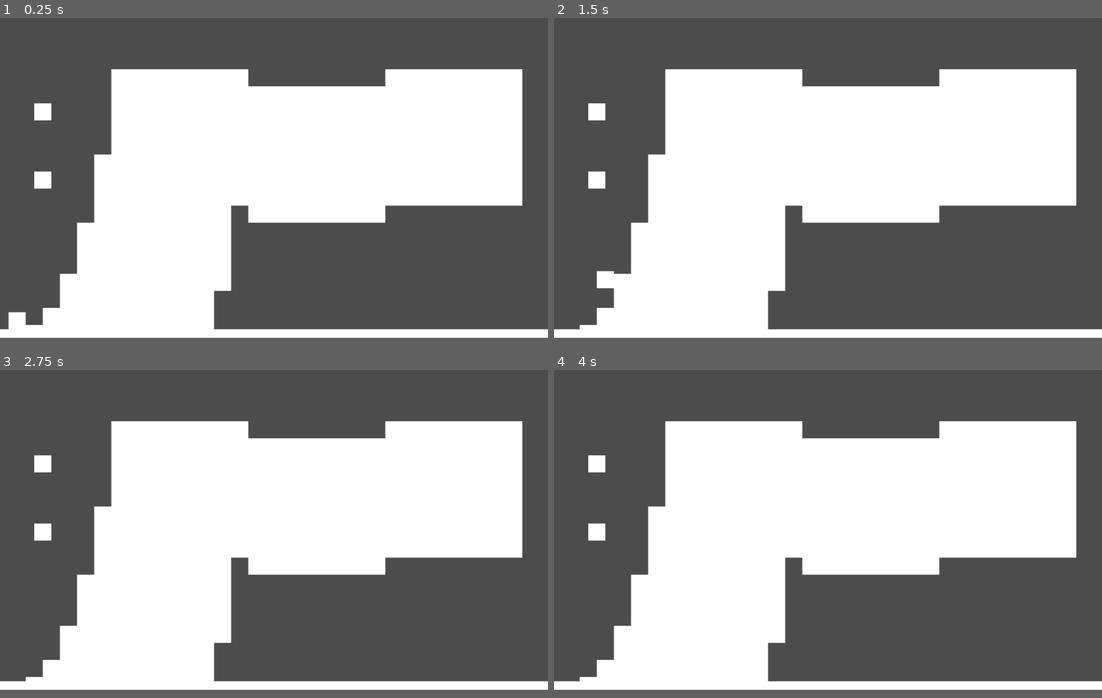
Above: before the commit, frames 1-4 (two rows, left to right).
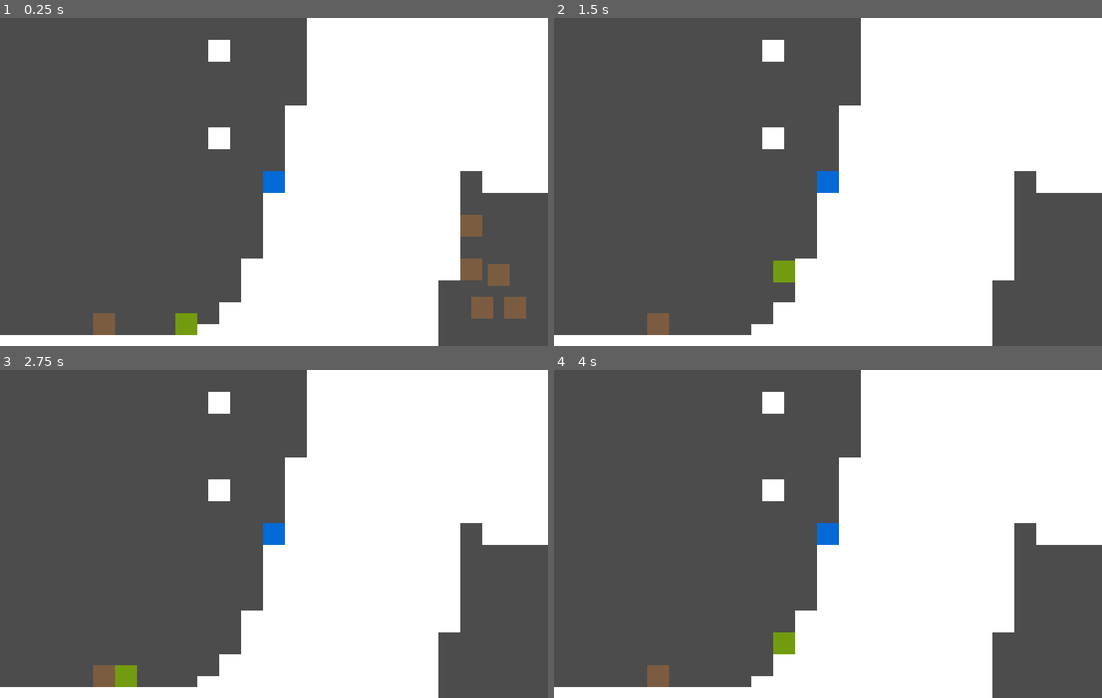
Above: after the commit, the same moments.

Repository: Jellonator/07-2D-Platformer
Game: Godot game, scene res://Test/Testworld.tscn
Same seed, same stepped clock (60 frames per second), same inputs: the game is played once before the commit and once after it.
Inputs:
- Up to frame 1 (0.25 s): no input
- Up to frame 2 (1.5 s): hold Right (move_right) from 0.53 s (still down); tap X (action_grab) at 0.6, 1.35 s; tap Z (action_jump) at 0.77 s
- Up to frame 3 (2.75 s): tap Z (action_jump) at 1.52 s; tap Enter at 2 s; release Right (move_right) at 2.03 s; hold Left (move_left) from 2.03 s (still down); tap X (action_grab) at 2.1 s
- Up to frame 4 (4 s): release Left (move_left) at 2.78 s; hold Right (move_right) from 2.78 s (still down); tap X (action_grab) at 2.85, 3.6 s; tap Z (action_jump) at 3.02, 3.77 s
In our replay, the window is 800x468 before the commit and 800x480 after it. These sizes can differ from the game's own. Grey fills any space a smaller window leaves; there, only what the larger window draws over its background counts as a difference.

The runs differ from the first frame. In frame 1, 51% of the frame differs, in the area x 0-100%, y 0-100%; in frame 2, 50%; in frame 3, 50%; in frame 4, 50%.

Commit message:
Added camera and create which can be picked up

Diff:
--- /dev/null
+++ b/Object/Camera/Camera.gd
@@ -0,0 +1,53 @@
+extends RigidBody2D
+
+onready var node_camera := $Node/Camera2D
+onready var node_gfx := $Polygon2D
+# true if currently grabbed
+var is_grabbed := false
+# The position to teleport to. 'null' if there is no teleportation
+var teleport_position = null
+# Have to store the global position in a separate variable because apparently
+# accessing the global position outside of _integrate_forces is bad and buggy
+onready var gpos := self.global_position
+
+func _ready():
+	node_camera.global_position = global_position
+	custom_integrator = true
+
+func _integrate_forces(state: Physics2DDirectBodyState):
+	if teleport_position != null:
+		state.transform.origin = teleport_position
+		teleport_position = null
+		node_gfx.position = Vector2.ZERO
+	if is_grabbed:
+		state.linear_velocity = Vector2.ZERO
+	state.integrate_forces()
+	gpos = state.transform.origin
+
+func grab_begin():
+	is_grabbed = true
+	$CollisionShape2D.disabled = true
+	gravity_scale = 0.0
+
+func grab_end():
+	is_grabbed = false
+	$CollisionShape2D.disabled = false
+	gravity_scale = 1.0
+
+func teleport_to(pos: Vector2, move_with_camera: bool):
+	var ogpos = gpos
+	if teleport_position != null:
+		ogpos = teleport_position
+	teleport_position = pos
+	if move_with_camera:
+		node_camera.global_position += (teleport_position - ogpos)
+		node_gfx.global_position = teleport_position
+
+func _physics_process(delta):
+	var target_position = gpos
+	var diff = target_position - node_camera.position
+	var speed = (10.0 + diff.length() * 10.0) * delta
+	if diff.length() < speed:
+		node_camera.position = target_position
+	else:
+		node_camera.position += diff.normalized() * speed
--- /dev/null
+++ b/Object/Camera/Camera.tscn
@@ -0,0 +1,61 @@
+[gd_scene load_steps=7 format=2]
+
+[ext_resource path="res://Object/Camera/Camera.gd" type="Script" id=1]
+
+[sub_resource type="RectangleShape2D" id=1]
+extents = Vector2( 16, 16 )
+
+[sub_resource type="RectangleShape2D" id=2]
+extents = Vector2( 432, 16 )
+
+[sub_resource type="RectangleShape2D" id=3]
+extents = Vector2( 432, 16 )
+
+[sub_resource type="RectangleShape2D" id=4]
+extents = Vector2( 16, 240 )
+
+[sub_resource type="RectangleShape2D" id=5]
+extents = Vector2( 16, 240 )
+
+[node name="Camera" type="RigidBody2D" groups=[
+"grab",
+]]
+process_priority = 1
+collision_layer = 8
+mode = 2
+can_sleep = false
+script = ExtResource( 1 )
+
+[node name="CollisionShape2D" type="CollisionShape2D" parent="."]
+shape = SubResource( 1 )
+
+[node name="Polygon2D" type="Polygon2D" parent="."]
+color = Color( 0.0235294, 0.419608, 0.843137, 1 )
+polygon = PoolVector2Array( -16, -16, 16, -16, 16, 16, -16, 16 )
+
+[node name="Node" type="Node" parent="."]
+
+[node name="Camera2D" type="Camera2D" parent="Node"]
+process_priority = 2
+current = true
+smoothing_speed = 10.0
+
+[node name="StaticBody2D" type="StaticBody2D" parent="Node/Camera2D"]
+collision_layer = 0
+collision_mask = 2
+
+[node name="CollisionShape2D" type="CollisionShape2D" parent="Node/Camera2D/StaticBody2D"]
+position = Vector2( 0, -256 )
+shape = SubResource( 2 )
+
+[node name="CollisionShape2D2" type="CollisionShape2D" parent="Node/Camera2D/StaticBody2D"]
+position = Vector2( 0, 256 )
+shape = SubResource( 3 )
+
+[node name="CollisionShape2D3" type="CollisionShape2D" parent="Node/Camera2D/StaticBody2D"]
+position = Vector2( -416, 0 )
+shape = SubResource( 4 )
+
+[node name="CollisionShape2D4" type="CollisionShape2D" parent="Node/Camera2D/StaticBody2D"]
+position = Vector2( 416, 0 )
+shape = SubResource( 5 )
--- /dev/null
+++ b/Object/Crate/Crate.gd
@@ -0,0 +1,31 @@
+extends RigidBody2D
+
+var is_grabbed := false
+var teleport_position = null
+
+func _ready():
+	custom_integrator = true
+
+func _integrate_forces(state: Physics2DDirectBodyState):
+	if teleport_position != null:
+		state.transform.origin = teleport_position
+		teleport_position = null
+		$Polygon2D.position = Vector2.ZERO
+	if is_grabbed:
+		state.linear_velocity = Vector2.ZERO
+	state.integrate_forces()
+
+func grab_begin():
+	is_grabbed = true
+	$CollisionShape2D.disabled = true
+	gravity_scale = 0.0
+
+func grab_end():
+	is_grabbed = false
+	$CollisionShape2D.disabled = false
+	gravity_scale = 1.0
+
+func teleport_to(pos: Vector2, move_with_camera: bool):
+	teleport_position = pos
+	if move_with_camera:
+		$Polygon2D.global_position = teleport_position
--- /dev/null
+++ b/Object/Crate/Crate.tscn
@@ -0,0 +1,22 @@
+[gd_scene load_steps=3 format=2]
+
+[ext_resource path="res://Object/Crate/Crate.gd" type="Script" id=1]
+
+[sub_resource type="RectangleShape2D" id=1]
+extents = Vector2( 16, 16 )
+
+[node name="Crate" type="RigidBody2D" groups=[
+"grab",
+]]
+process_priority = 1
+collision_layer = 9
+mode = 2
+can_sleep = false
+script = ExtResource( 1 )
+
+[node name="CollisionShape2D" type="CollisionShape2D" parent="."]
+shape = SubResource( 1 )
+
+[node name="Polygon2D" type="Polygon2D" parent="."]
+color = Color( 0.486275, 0.364706, 0.258824, 1 )
+polygon = PoolVector2Array( -16, -16, 16, -16, 16, 16, -16, 16 )
--- a/Object/Player/Player.gd
+++ b/Object/Player/Player.gd
@@ -7,24 +7,48 @@
 const JUMP_SPEED := 400.0
 
 var velocity := Vector2()
+var grabbed_object = null
+var potential_grabs := []
 
 func _physics_process(delta: float):
 	velocity += Vector2(0, 1) * delta * GRAVITY
 	var move_dir := Input.get_action_strength("move_right") - Input.get_action_strength("move_left")
+	if move_dir < -1e-5:
+		$Flip.scale.x = -1.0
+	elif move_dir > 1e-5:
+		$Flip.scale.x = 1.0
 	var target_speed := move_dir * MAX_SPEED
 	var accel := MOVE_ACCEL * delta
-	print(is_on_floor())
 	if abs(velocity.x - target_speed) < accel:
 		velocity.x = target_speed
 	elif velocity.x < target_speed:
 		velocity.x = clamp(velocity.x + accel, -MAX_SPEED, MAX_SPEED)
 	else:
 		velocity.x = clamp(velocity.x - accel, -MAX_SPEED, MAX_SPEED)
+	velocity.y = min(velocity.y, TERMINAL_VELOCITY)
 	if is_on_floor():
-		velocity = move_and_slide_with_snap(velocity, Vector2(0, 4), Vector2(0, -1))
+		velocity = move_and_slide_with_snap(velocity, Vector2(0, 4), Vector2(0, -1), true, 4, 0.785398, false)
 	else:
-		velocity = move_and_slide(velocity, Vector2(0, -1))
+		velocity = move_and_slide(velocity, Vector2(0, -1), true, 4, 0.785398, false)
+	if Input.is_action_just_pressed("action_grab"):
+		if grabbed_object != null:
+			grabbed_object.grab_end()
+			grabbed_object.teleport_to($Flip/DropPosition.global_position, false)
+#			grabbed_object.apply_impulse(Vector2.ZERO, velocity)
+			grabbed_object = null
+		elif potential_grabs.size() > 0:
+			grabbed_object = potential_grabs[0]
+			grabbed_object.grab_begin()
+			grabbed_object.teleport_to($Flip/GrabPosition.global_position, false)
+	elif grabbed_object != null:
+		grabbed_object.teleport_to($Flip/GrabPosition.global_position, true)
 
 func _input(event):
 	if event.is_action_pressed("action_jump") and is_on_floor():
 		velocity.y = -JUMP_SPEED
+
+func _on_GrabArea_body_entered(body):
+	potential_grabs.append(body)
+
+func _on_GrabArea_body_exited(body):
+	potential_grabs.erase(body)
--- a/Object/Player/Player.tscn
+++ b/Object/Player/Player.tscn
@@ -1,15 +1,43 @@
-[gd_scene load_steps=3 format=2]
+[gd_scene load_steps=4 format=2]
 
 [ext_resource path="res://Object/Player/Player.gd" type="Script" id=1]
 
 [sub_resource type="RectangleShape2D" id=1]
 extents = Vector2( 16, 16 )
 
+[sub_resource type="RectangleShape2D" id=2]
+extents = Vector2( 22, 14 )
+
 [node name="Player" type="KinematicBody2D"]
+process_priority = 100
+collision_layer = 2
 script = ExtResource( 1 )
 
 [node name="CollisionShape2D" type="CollisionShape2D" parent="."]
 shape = SubResource( 1 )
 
 [node name="Polygon2D" type="Polygon2D" parent="."]
+color = Color( 0.454902, 0.611765, 0.0627451, 1 )
 polygon = PoolVector2Array( -16, -16, 16, -16, 16, 16, -16, 16 )
+
+[node name="Flip" type="Node2D" parent="."]
+
+[node name="GrabArea" type="Area2D" parent="Flip"]
+collision_layer = 0
+collision_mask = 8
+
+[node name="CollisionShape2D" type="CollisionShape2D" parent="Flip/GrabArea"]
+position = Vector2( 8, 0 )
+shape = SubResource( 2 )
+
+[node name="GrabPosition" type="Position2D" parent="Flip"]
+position = Vector2( 0, -32 )
+
+[node name="DropPosition" type="Position2D" parent="Flip"]
+process_priority = -1
+position = Vector2( 32, 0 )
+
+[node name="PinJoint2D" type="PinJoint2D" parent="."]
+node_a = NodePath("..")
+[connection signal="body_entered" from="Flip/GrabArea" to="." method="_on_GrabArea_body_entered"]
+[connection signal="body_exited" from="Flip/GrabArea" to="." method="_on_GrabArea_body_exited"]
--- a/Test/Testworld.tscn
+++ b/Test/Testworld.tscn
@@ -1,6 +1,8 @@
-[gd_scene load_steps=3 format=2]
+[gd_scene load_steps=5 format=2]
 
 [ext_resource path="res://Object/Player/Player.tscn" type="PackedScene" id=1]
+[ext_resource path="res://Object/Camera/Camera.tscn" type="PackedScene" id=2]
+[ext_resource path="res://Object/Crate/Crate.tscn" type="PackedScene" id=3]
 
 [sub_resource type="RectangleShape2D" id=1]
 extents = Vector2( 8, 8 )
@@ -8,7 +10,7 @@
 [node name="Node2D" type="Node2D"]
 
 [node name="StaticBody2D" type="StaticBody2D" parent="."]
-position = Vector2( 512, 592 )
+position = Vector2( -456, 600 )
 scale = Vector2( 64, 1 )
 
 [node name="CollisionShape2D" type="CollisionShape2D" parent="StaticBody2D"]
@@ -119,3 +121,24 @@
 
 [node name="Player" parent="." instance=ExtResource( 1 )]
 position = Vector2( 32, 560 )
+
+[node name="Crate2" parent="." instance=ExtResource( 3 )]
+position = Vector2( -88, 576 )
+
+[node name="Camera" parent="." instance=ExtResource( 2 )]
+position = Vector2( 160, 368 )
+
+[node name="Crate" parent="." instance=ExtResource( 3 )]
+position = Vector2( 448, 416 )
+
+[node name="Crate3" parent="." instance=ExtResource( 3 )]
+position = Vector2( 448, 480 )
+
+[node name="Crate4" parent="." instance=ExtResource( 3 )]
+position = Vector2( 464, 536 )
+
+[node name="Crate5" parent="." instance=ExtResource( 3 )]
+position = Vector2( 488, 488 )
+
+[node name="Crate6" parent="." instance=ExtResource( 3 )]
+position = Vector2( 512, 536 )
--- a/project.godot
+++ b/project.godot
@@ -21,6 +21,8 @@
 
 [display]
 
+window/size/width=800
+window/size/height=480
 window/stretch/mode="viewport"
 window/stretch/aspect="keep"
 
@@ -62,6 +64,11 @@
 2d_physics/layer_1="solid"
 2d_physics/layer_2="player"
 2d_physics/layer_3="danger"
+2d_physics/layer_4="grab"
+
+[physics]
+
+2d/default_gravity=640
 
 [rendering]
 
